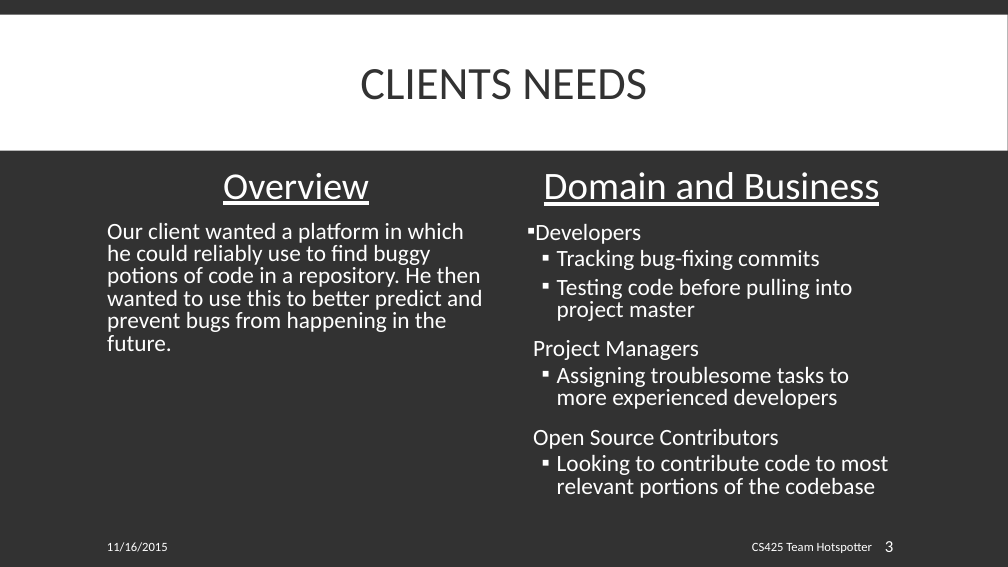
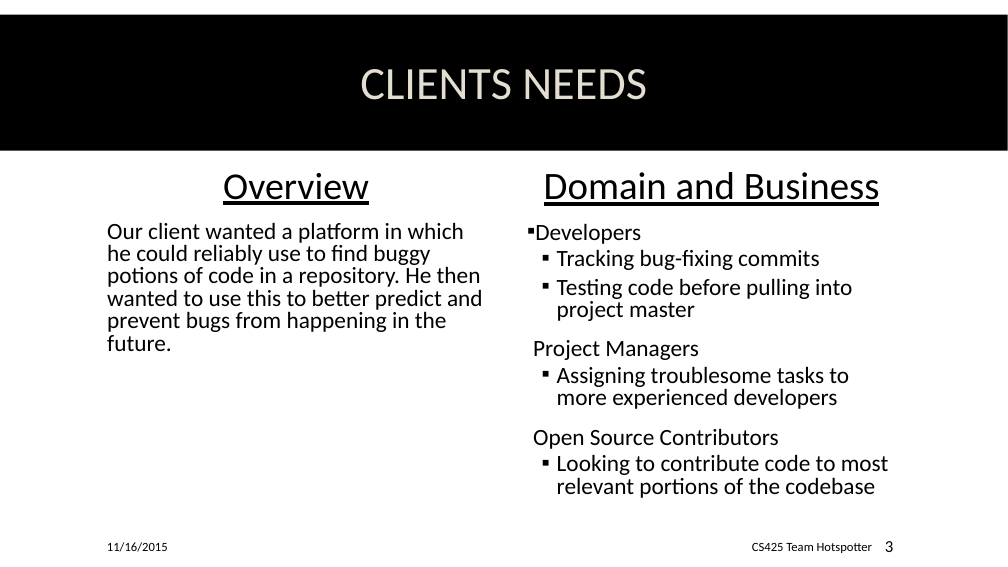
Before and after one commit to spesmit/hotspotter, a slide deck: slide 3 of Documentation/Presentations/CS499 Final Presentation.pptx. Drawn at 1008x567 pixels with LibreOffice and Linux fonts; fonts in the diff are those of the drawing; background and template pictures are left out. Boxes give left, top, right and bottom in pixels: in the first picture for what was removed or moved away, otherwise in the second. Text is boxed around its words. In the diff, an @@ line names an element or a change of style, - is before the commit and + after.

Commit message:
changed color scheme

```diff
--- a/Documentation/Presentations/CS499 Final Presentation.pptx
+++ b/Documentation/Presentations/CS499 Final Presentation.pptx
@@ background #323232 to picture (left out) @@
@@ rectangle at (0,14,1008,150): fill #FFFFFF to #000000 @@
@@ title "CLIENTS NEEDS" at (360,69,647,100): text colour #323232 to #E3DED1 @@
@@ text "Domain and Business" at (533,172,889,498): text colour #FFFFFF to #000000; bullet colour #FFFFFF to #000000 @@
@@ text colour #FFFFFF to #000000 in 4 elements at (107,173,483,351), (107,542,168,552), (752,543,872,553), (885,541,893,552) @@
```
Also in this commit, not shown: 8 other slides changed.
